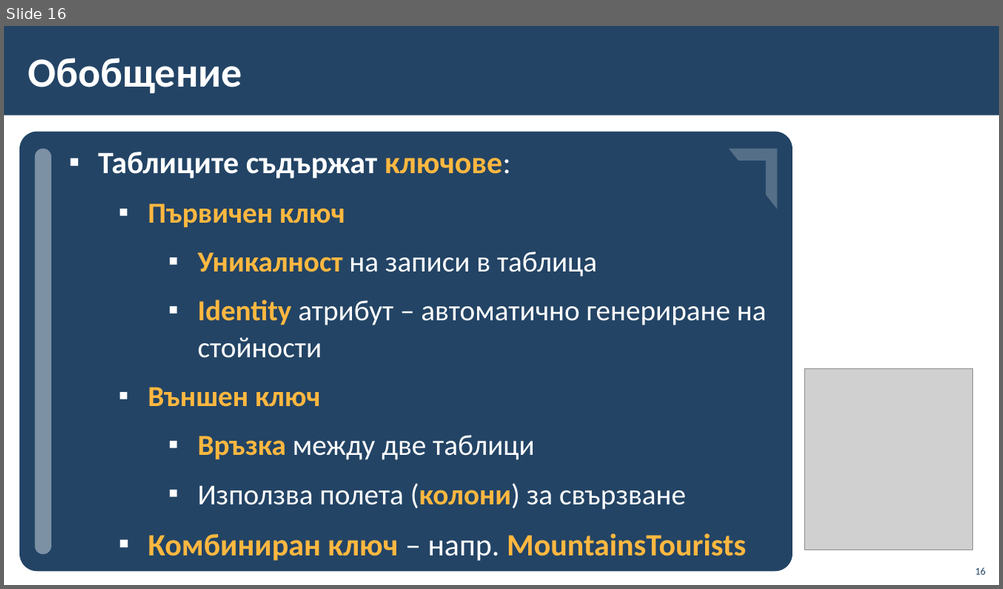
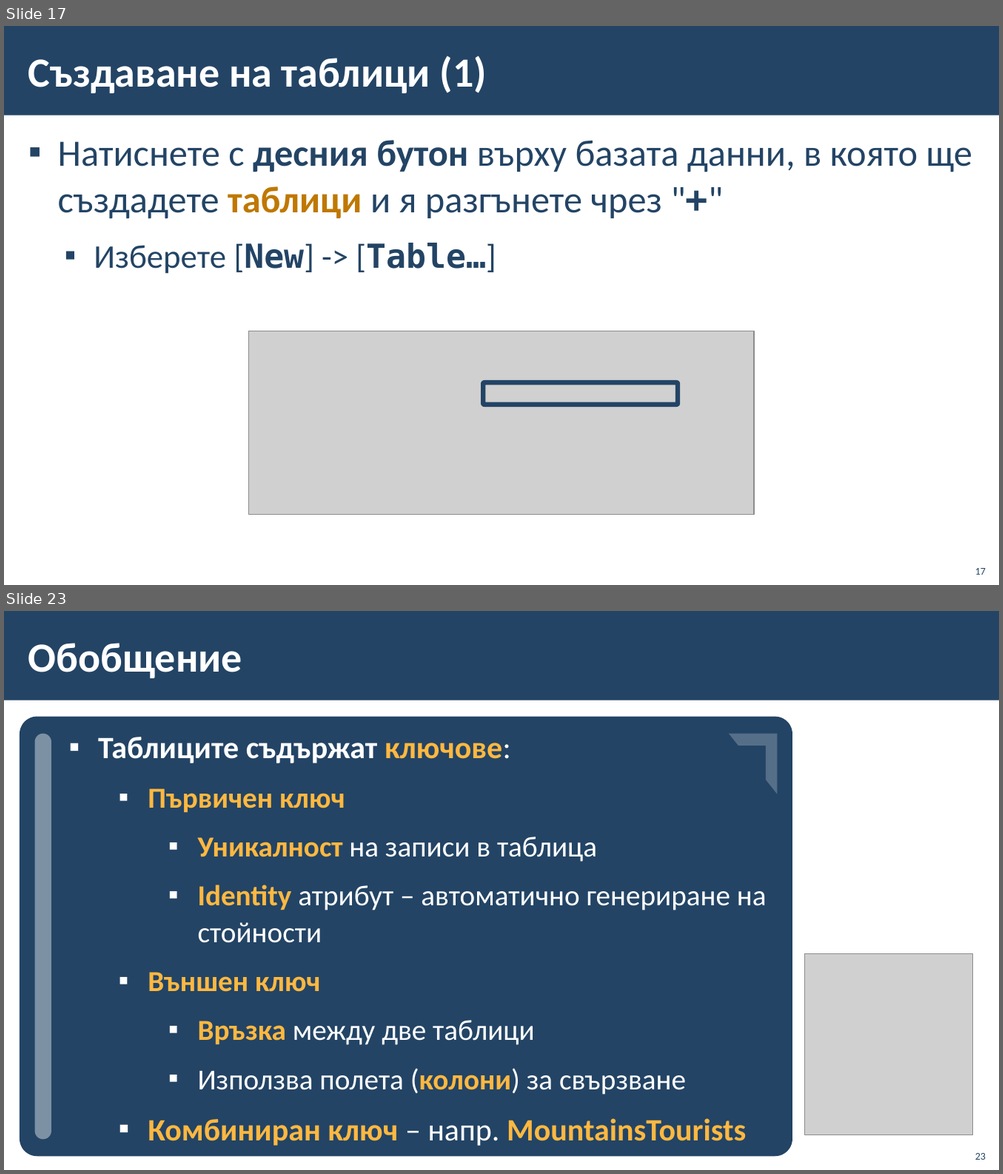
Before and after one commit to BG-IT-Edu/School-Programming, a slide deck: Courses/Software-Sciences/Module-3-Databases-New/07-Modeling-Databases/06-Modeling-Databases.pptx. Shown one above the other, each under a label of ours: slide 16 before the commit, slides 17 and 23 after it; the slides between them are not shown. The pictures are 1003x589 and 1003x1174 pixels, drawn with LibreOffice and Linux fonts; fonts in the diff are those of the drawing; grey boxes stand for pictures; background and template pictures are left out. Boxes give left, top, right and bottom in pixels: in the first picture for what was removed or moved away, otherwise in the second. Text is boxed around its words. In the diff, an @@ line names an element or a change of style, - is before the commit and + after.

Commit message:
Adding guide on how to create tables in SSMS

```diff
--- a/Courses/Software-Sciences/Module-3-Databases-New/07-Modeling-Databases/06-Modeling-Databases.pptx
+++ b/Courses/Software-Sciences/Module-3-Databases-New/07-Modeling-Databases/06-Modeling-Databases.pptx
@@ slide 17 added at bbox=[4, 26, 999, 585], background #FFFFFF; not listed: 1 template element that a slide beside it also shows @@
@@ title added at bbox=[28, 56, 486, 93], 40 pt, text #FFFFFF, bold @@
+Създаване на таблици (1)
@@ text added at bbox=[58, 140, 972, 274], 36 pt, text #234465 @@
+▪ Натиснете с десния бутон върху базата данни, в която ще създадете таблици и я разгънете чрез "+"
+  ▪ Изберете [New] -> [Table…]
@@ picture added at bbox=[249, 331, 754, 514] @@
@@ rounded rectangle added at bbox=[483, 383, 677, 405], outline #234465 4.5 pt @@
@@ page number added at bbox=[975, 568, 985, 575], 10 pt, text #234465 @@
+17
@@ what was slide 16 is now slide 23 @@
@@ page number at bbox=[975, 1153, 985, 1160]: text changed @@
-16
+23
```
Also in this commit, not shown: 2 slides changed, 6 other slides added.
